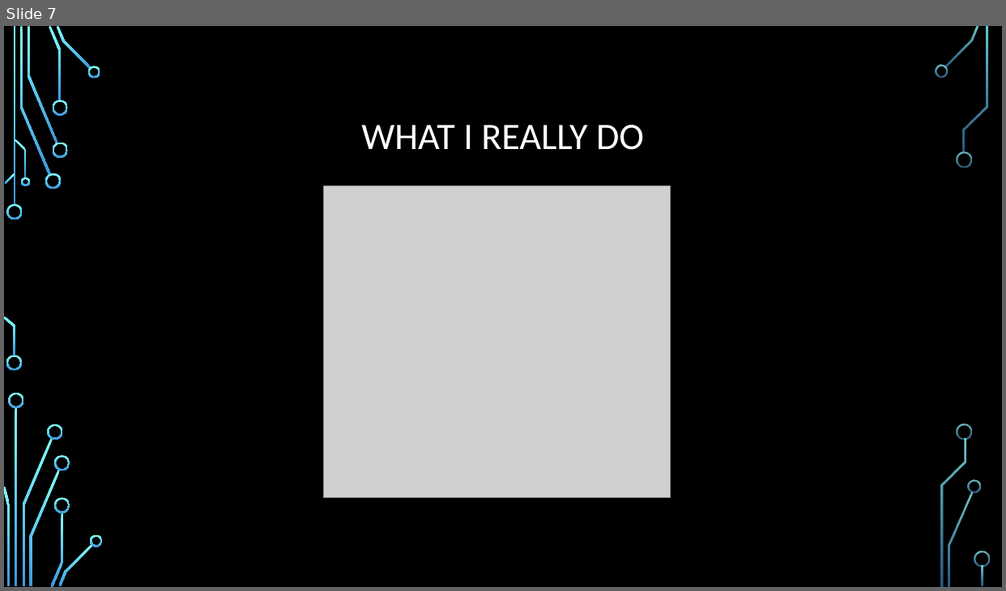
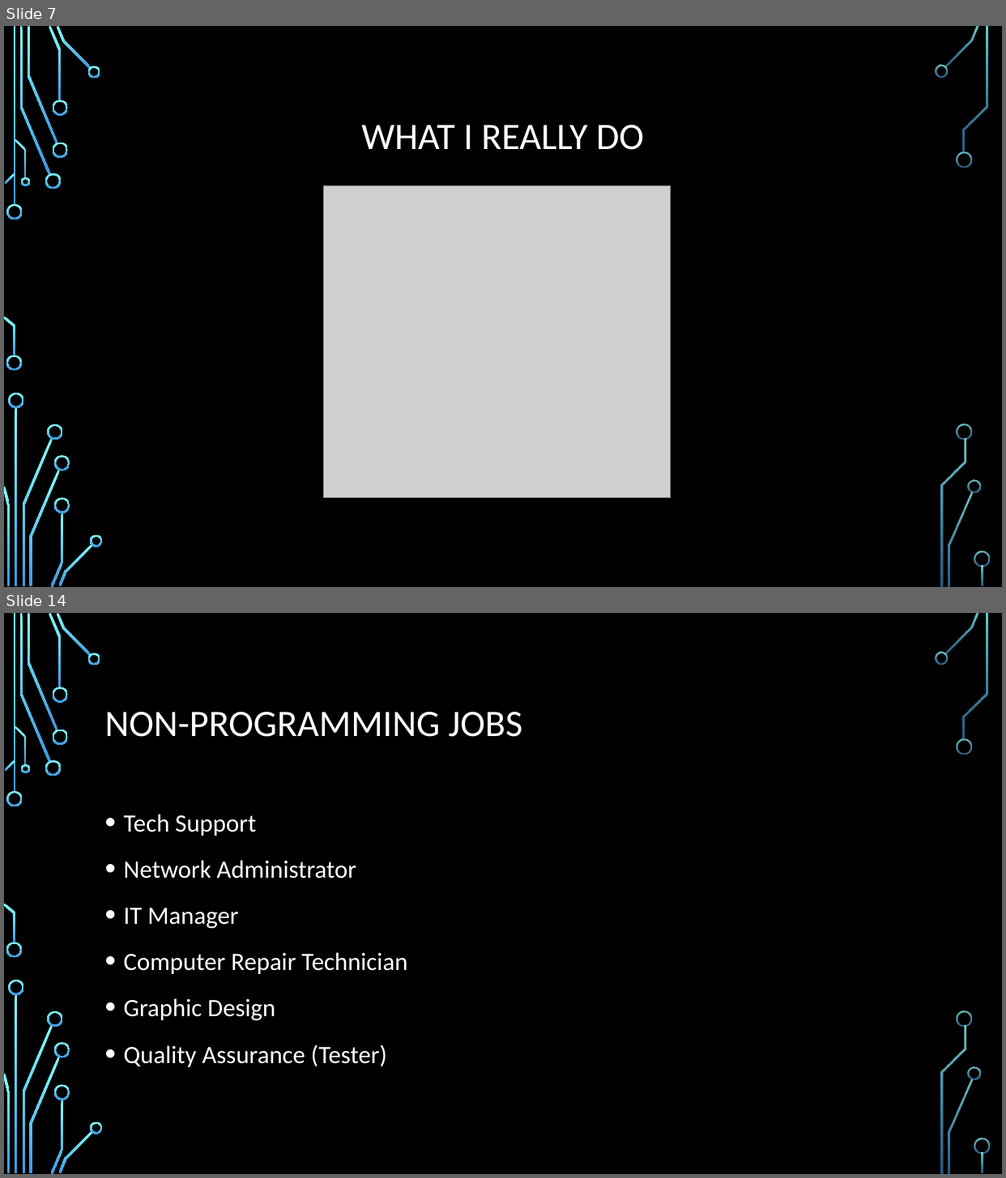
Before and after one commit to daviddcbud/TrainingApp, a slide deck: PowerPointSlids.pptx. Shown one above the other, each under a label of ours: slide 7 before the commit, slides 7 and 14 after it; the slides between them are not shown. The pictures are 1006x591 and 1006x1178 pixels, drawn with LibreOffice and Linux fonts; fonts in the diff are those of the drawing; grey boxes stand for pictures; background and template pictures are left out. Boxes give left, top, right and bottom in pixels: in the first picture for what was removed or moved away, otherwise in the second. Text is boxed around its words. In the diff, an @@ line names an element or a change of style, - is before the commit and + after.

```diff
--- a/PowerPointSlids.pptx
+++ b/PowerPointSlids.pptx
@@ slide 14 added at (4, 613, 1002, 1174), background picture (left out); not listed: 36 template elements that a slide beside it also shows @@
@@ title added at (105, 712, 523, 737), 36 pt, text #FFFFFF @@
+NON-PROGRAMMING JOBS
@@ text added at (124, 814, 407, 1067), 24 pt, text #FFFFFF @@
+• Tech Support
+• Network Administrator
+• IT Manager
+• Computer Repair Technician
+• Graphic Design
+• Quality Assurance (Tester)
```
Also in this commit, not shown: 1 slide changed, 6 other slides added, 1 other file.
